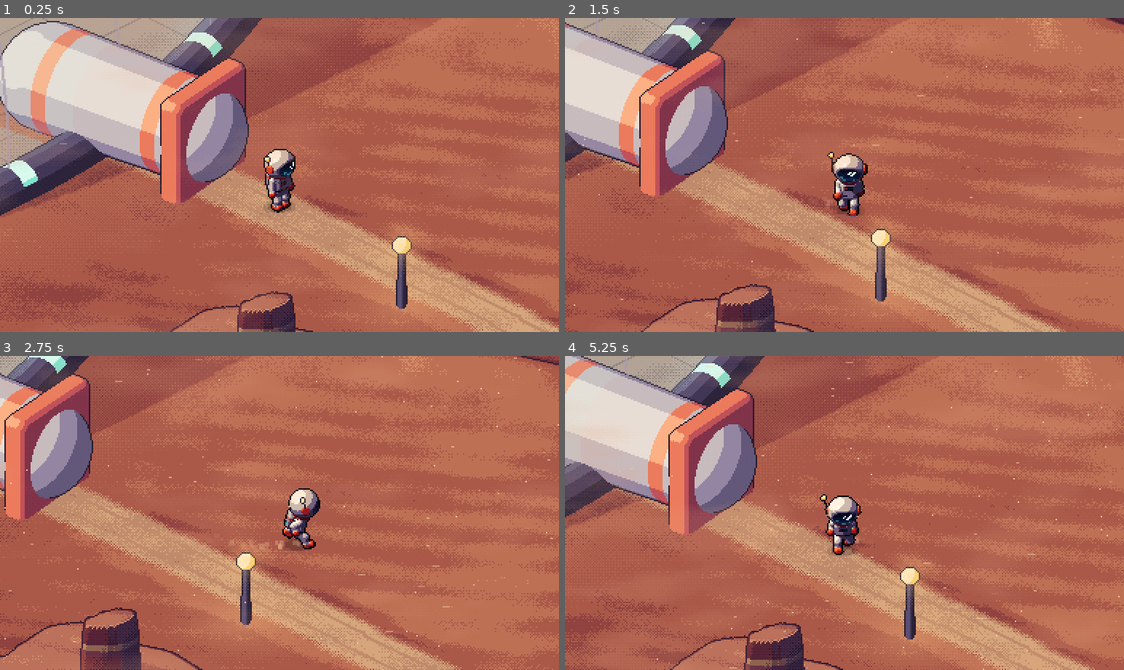
Above: before the commit, frames 1-4 (two rows, left to right).
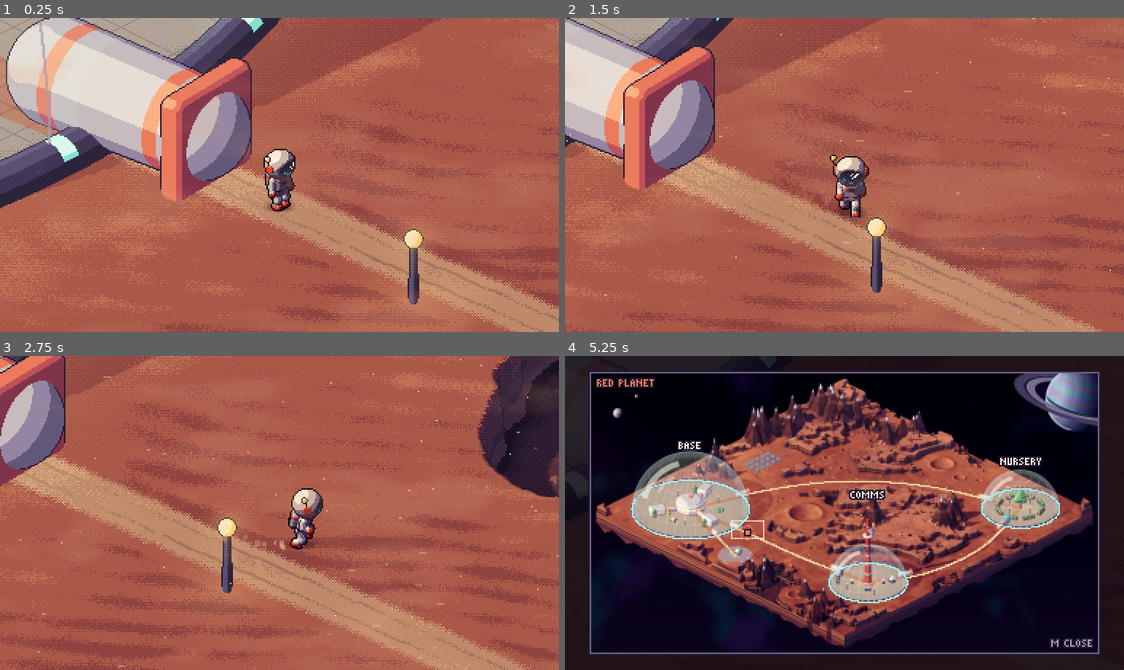
Above: after the commit, the same moments.

Repository: PixelMintOfficial/GTFO
Game: Godot game, scene res://scenes/overworld.tscn
The game is run twice, just before and just after one commit, with the same random seed, the same clock (stepped at 60 frames per second) and the same inputs.
Inputs:
- Up to frame 1 (0.25 s): no input
- Up to frame 2 (1.5 s): hold D (move_right) 0.53-1.28 s; hold Shift (run) 0.53-1.28 s; hold S (move_down) from 1.28 s (still down); tap Shift (run) at 1.35 s
- Up to frame 3 (2.75 s): release S (move_down) at 2.03 s; hold D (move_right) from 2.03 s (still down); hold Shift (run) from 2.03 s (still down)
- Up to frame 4 (5.25 s): release D (move_right) at 2.78 s; release Shift (run) at 2.78 s; hold W (move_up) 2.78-3.53 s; tap Shift (run) at 2.85, 4.35 s; hold Shift (run) 3.53-4.28 s; hold A (move_left) 3.53-5.03 s; tap Escape (ui_cancel) at 4.15 s; tap M (toggle_map, bound only after the commit) at 4.9 s; hold S (move_down) from 5.03 s (still down); hold Shift (run) from 5.03 s (still down)

The runs differ from the first frame. In frame 1, 26% of the frame differs, in the area x 0-100%, y 0-100%; in frame 2, 29%; in frame 3, 42%; in frame 4, 90%.

Commit message:
fix: walk/run speed

Diff:
--- a/assets/characters/astronaut/astronaut.json
+++ b/assets/characters/astronaut/astronaut.json
@@ -50,19 +50,19 @@
         "NW"
       ],
       "layout": "one row per direction (in the order listed), one column per frame",
-      "ground_speed_world_per_sec": 13.333,
+      "ground_speed_world_per_sec": 19.643,
       "screen_speed_px_per_sec": {
         "NE/SE/SW/NW": [
-          10.89,
-          5.44
+          16.04,
+          8.02
         ],
         "E/W": [
-          15.4,
+          22.68,
           0.0
         ],
         "N/S": [
           0.0,
-          7.7
+          11.34
         ]
       },
       "speed_note": "Move the sprite at these [x, y] px/sec so the planted foot does not slide."
--- a/assets/maps/red_planet/red_planet_map.json
+++ b/assets/maps/red_planet/red_planet_map.json
@@ -3,11 +3,11 @@
   "image": "red_planet_map.png",
   "size": [
     6118,
-    3490
+    3432
   ],
   "origin_px": [
     3059.0,
-    3190.0
+    3132.0
   ],
   "world_unit_px": {
     "vertical": 2.0,
@@ -21,60 +21,60 @@
   "domes": {
     "base": {
       "center_px": [
-        1557.9,
-        1688.9
+        1234.6,
+        1642.4
       ],
       "radius_world": 300.0,
       "bbox_px": [
-        865.1,
-        996.1,
-        2250.7,
-        2035.3
+        541.8,
+        949.6,
+        1927.4,
+        1988.8
       ]
     },
     "nursery": {
       "center_px": [
-        4814.1,
-        1688.9
+        5137.5,
+        1630.9
       ],
       "radius_world": 200.0,
       "bbox_px": [
-        4352.3,
-        1227.0,
-        5276.0,
-        1919.8
+        4675.6,
+        1169.0,
+        5599.3,
+        1861.8
       ]
     },
     "comms": {
       "center_px": [
-        3289.9,
-        2381.7
+        3336.1,
+        2508.5
       ],
       "radius_world": 200.0,
       "bbox_px": [
-        2828.1,
-        1476.7,
-        3751.8,
-        2612.6
+        2874.2,
+        1603.5,
+        3798.0,
+        2739.4
       ]
     }
   },
   "landing_pad": {
     "center_px": [
-      1557.9,
-      2197.0
+      1765.7,
+      2185.1
     ],
     "radius_world": 88.0
   },
-  "lamps": 15,
+  "lamps": 20,
   "visibility_checks": [
     {
       "pair": [
         "base",
         "nursery"
       ],
-      "gap_x_px": 2101.6,
-      "gap_y_px": -808.3,
+      "gap_x_px": 2748.2,
+      "gap_y_px": -819.8,
       "never_together": true
     },
     {
@@ -82,8 +82,8 @@
         "base",
         "comms"
       ],
-      "gap_x_px": 577.4,
-      "gap_y_px": -558.6,
+      "gap_x_px": 946.9,
+      "gap_y_px": -385.4,
       "never_together": true
     },
     {
@@ -91,8 +91,8 @@
         "nursery",
         "comms"
       ],
-      "gap_x_px": 600.4,
-      "gap_y_px": -443.1,
+      "gap_x_px": 877.6,
+      "gap_y_px": -258.4,
       "never_together": true
     }
   ],
@@ -108,9 +108,21 @@
     "character_scale": 0.5,
     "grid_size": 1800,
     "spawn_world": [
-      -357.51,
-      1083.34
+      -509.58,
+      1057.93
     ],
     "notes": "World X/Y: X right, Y away from the camera. Screen = (origin_x + X / world_units_per_px, origin_y - (dept …(273 unchanged characters)…
+  },
+  "minimap": {
+    "file": "red_planet_minimap.png",
+    "origin": [
+      60,
+      30
+    ],
+    "scale": 0.05811138014527845,
+    "size": [
+      348,
+      192
+    ]
   }
 }
--- a/scenes/overworld.tscn
+++ b/scenes/overworld.tscn
@@ -1,9 +1,10 @@
-[gd_scene load_steps=5 format=3]
+[gd_scene load_steps=6 format=3]
 
 [ext_resource type="Script" path="res://scripts/overworld.gd" id="1_overworld"]
 [ext_resource type="Texture2D" path="res://assets/maps/red_planet/red_planet_map.png" id="2_map"]
 [ext_resource type="PackedScene" path="res://scenes/player.tscn" id="3_player"]
 [ext_resource type="Script" path="res://scripts/wind_fx.gd" id="4_wind"]
+[ext_resource type="Script" path="res://scripts/map_screen.gd" id="5_map"]
 
 [node name="Overworld" type="Node2D"]
 script = ExtResource("1_overworld")
@@ -16,3 +17,6 @@
 
 [node name="WindFX" type="Node2D" parent="."]
 script = ExtResource("4_wind")
+
+[node name="MapScreen" type="CanvasLayer" parent="."]
+script = ExtResource("5_map")
--- /dev/null
+++ b/scripts/map_screen.gd
@@ -0,0 +1,93 @@
+class_name MapScreen
+extends CanvasLayer
+## Whole-map overview, toggled with M (Esc also closes it). The game pauses while it is
+## open. Shows the map generator's map-screen image, where the astronaut is, and the
+## patch of ground the camera currently sees.
+
+const FRAME := Color("#6d6288")
+const FRAME_DARK := Color("#22182c")
+const MARKER := Color("#ec7a5a")
+const VIEW_BOX := Color(0.96, 0.92, 0.86, 0.75)
+
+var _player: Player
+var _tex: Texture2D
+var _origin := Vector2.ZERO
+var _scale := 1.0
+var _canvas: Control
+var _time := 0.0
+
+
+func setup(meta_path: String, player: Player) -> void:
+	layer = 10
+	process_mode = Node.PROCESS_MODE_ALWAYS
+	visible = false
+	_player = player
+	var meta: Dictionary = JSON.parse_string(FileAccess.get_file_as_string(meta_path))
+	var mm: Dictionary = meta["minimap"]
+	_tex = load(meta_path.get_base_dir().path_join(mm["file"]))
+	_origin = Vector2(mm["origin"][0], mm["origin"][1])
+	_scale = mm["scale"]
+	_canvas = Control.new()
+	_canvas.set_anchors_preset(Control.PRESET_FULL_RECT)
+	_canvas.mouse_filter = Control.MOUSE_FILTER_IGNORE
+	_canvas.draw.connect(_draw_map)
+	add_child(_canvas)
+	if not InputMap.has_action("toggle_map"):
+		InputMap.add_action("toggle_map")
+		var key := InputEventKey.new()
+		key.physical_keycode = KEY_M
+		InputMap.action_add_event("toggle_map", key)
+		var pad := InputEventJoypadButton.new()
+		pad.button_index = JOY_BUTTON_BACK
+		InputMap.action_add_event("toggle_map", pad)
+
+
+func toggle() -> void:
+	visible = not visible
+	get_tree().paused = visible
+	_time = 0.0
+	_canvas.queue_redraw()
+
+
+func _unhandled_input(event: InputEvent) -> void:
+	if event.is_action_pressed("toggle_map") or (visible and event.is_action_pressed("ui_cancel")):
+		toggle()
+		get_viewport().set_input_as_handled()
+
+
+func _process(delta: float) -> void:
+	if visible:
+		_time += delta
+		_canvas.queue_redraw()
+
+
+func _draw_map() -> void:
+	var view := _canvas.get_viewport_rect().size
+	_canvas.draw_rect(Rect2(Vector2.ZERO, view), Color(0.03, 0.02, 0.06, 0.85))
+	var size := _tex.get_size()
+	var at := ((view - size) * 0.5).floor()
+	_frame(Rect2(at - Vector2(2, 2), size + Vector2(4, 4)), FRAME_DARK)
+	_frame(Rect2(at - Vector2(1, 1), size + Vector2(2, 2)), FRAME)
+	_canvas.draw_texture(_tex, at)
+
+	# what the camera sees right now
+	var cam := _player.camera.get_screen_center_position()
+	var box := Rect2(((cam - view * 0.5) - _origin) * _scale + at, (view * _scale).ceil())
+	_frame(Rect2(box.position.floor(), box.size), VIEW_BOX)
+
+	# the astronaut: a blinking dot with a ring that pulses outward
+	var p := ((_player.global_position - _origin) * _scale + at).floor()
+	var t := fmod(_time, 1.2) / 1.2
+	var ring := 3.0 + 6.0 * t
+	_canvas.draw_arc(p + Vector2(0.5, 0.5), ring, 0.0, TAU, 24, Color(MARKER, 1.0 - t), 1.0)
+	if fmod(_time, 0.8) < 0.6:
+		_canvas.draw_rect(Rect2(p - Vector2(2, 2), Vector2(5, 5)), FRAME_DARK)
+		_canvas.draw_rect(Rect2(p - Vector2(1, 1), Vector2(3, 3)), MARKER)
+
+
+## 1px border drawn as filled strips so it stays crisp at pixel scale.
+func _frame(r: Rect2, c: Color) -> void:
+	_canvas.draw_rect(Rect2(r.position, Vector2(r.size.x, 1)), c)
+	_canvas.draw_rect(Rect2(r.position + Vector2(0, r.size.y - 1), Vector2(r.size.x, 1)), c)
+	_canvas.draw_rect(Rect2(r.position, Vector2(1, r.size.y)), c)
+	_canvas.draw_rect(Rect2(r.position + Vector2(r.size.x - 1, 0), Vector2(1, r.size.y)), c)
--- a/scripts/overworld.gd
+++ b/scripts/overworld.gd
@@ -6,6 +6,7 @@
 ##   --walk=DX,DY[,run]     hold this stick direction (screen space, y down)
 ##   --capture=PATH         save the screen as PNG after --seconds (default 1.5), then quit
 ##   --burst=N              save N frames, 0.12 s apart (PATH gets _0, _1, ... suffixes)
+##   --open-map             open the map screen after a second
 
 const MAP_JSON := "res://assets/maps/red_planet/red_planet_map.json"
 const DEPTH_MAP: Texture2D = preload("res://assets/maps/red_planet/red_planet_depth.png")
@@ -14,12 +15,14 @@
 
 @onready var player: Player = $Player
 @onready var wind: WindFX = $WindFX
+@onready var map_screen: MapScreen = $MapScreen
 
 
 func _ready() -> void:
 	terrain = MapTerrain.new(MAP_JSON)
 	player.setup(terrain, DEPTH_MAP)
 	wind.setup(player.camera)
+	map_screen.setup(MAP_JSON, player)
 	_run_test_hooks()
 
 
@@ -35,6 +38,8 @@
 		var w: PackedStringArray = args["walk"].split(",")
 		player.forced_input = Vector2(float(w[0]), float(w[1]))
 		player.forced_run = w.size() > 2 and w[2] == "run"
+	if args.has("open-map"):
+		get_tree().create_timer(1.0).timeout.connect(map_screen.toggle)
 	if not args.has("capture"):
 		return
 	await get_tree().create_timer(float(args.get("seconds", "1.5"))).timeout
--- a/scripts/player.gd
+++ b/scripts/player.gd
@@ -4,20 +4,24 @@
 ## the projected pixel position, so the iso projection, ground height and depth
 ## occlusion all come from one place (MapTerrain).
 ##
-## Controls: WASD / arrow keys / left stick to move in 8 directions, Shift / right
-## shoulder to run.
+## Controls: WASD / arrow keys / left stick to walk in 8 directions, Shift / right
+## shoulder to run. Tilting the stick part-way walks slower.
 
 ## Screen-space compass, clockwise from east (screen y points down).
 const DIRS: Array[String] = ["E", "SE", "S", "SW", "W", "NW", "N", "NE"]
 
-## Ground speeds at which the drawn cycles keep the planted foot still, in sprite units/s
-## (from astronaut.json). Converted to map units with the map's character_scale.
-@export var walk_cycle_speed := 13.333
+## Speeds are in sprite units/s (1 unit = 1 sprite pixel of height) and are converted to
+## map units with the map's character_scale.
+## Walking speed at full stick / keyboard.
+@export var walk_speed := 71.0
+## Playback speed of the walk cycle while walking. The drawn stride covers 19.6 units per
+## second at 1x, so this keeps a brisk, natural cadence rather than a frantic one.
+@export var walk_anim_scale := 2.4
+## Ground speed of the drawn run cycle (from astronaut.json).
 @export var run_cycle_speed := 47.368
-## How much faster than the drawn cycle to move. The animation plays faster by the same
-## factor, so feet stay locked to the ground at any pace.
-@export var walk_pace := 1.75
-@export var run_pace := 1.5
+## How much faster than the drawn run cycle to move when running. The animation speeds up
+## by the same factor, so the run keeps its feet planted.
+@export var run_pace := 1.8
 ## Radius around the feet that must be walkable, in sprite units.
 @export var foot_radius := 3.2
 ## How far the sprite reaches in front of / behind its feet, in sprite units (occlusion).
@@ -72,7 +76,8 @@
 	if input == Vector2.ZERO:
 		input = Input.get_vector("move_left", "move_right", "move_up", "move_down")
 	var running := forced_run or Input.is_action_pressed("run")
-	if input.length() < 0.25:
+	var tilt := input.length()
+	if tilt < 0.25:
 		_animate("idle", 1.0)
 		_dust.emitting = false
 		return
@@ -81,11 +86,12 @@
 	facing = DIRS[step]
 	var screen_dir := Vector2.from_angle(step * PI / 4.0)
 	var dir := Vector2(screen_dir.x, -screen_dir.y)  # screen up = away from the camera
-	var pace := run_pace if running else walk_pace
-	var speed := (run_cycle_speed if running else walk_cycle_speed) * pace * _scale
-	var moved := _try_move(dir * speed * delta)
+	var push := clampf(tilt, 0.0, 1.0)
+	var speed := run_cycle_speed * run_pace if running else walk_speed * push
+	var anim_scale := run_pace if running else walk_anim_scale * push
+	var moved := _try_move(dir * speed * _scale * delta)
 	if moved:
-		_animate("run" if running else "walk", pace)
+		_animate("run" if running else "walk", anim_scale)
 	else:
 		_animate("idle", 1.0)
 	_kick_dust(moved, running, screen_dir)
Not shown, added: Assets/Characters/Astronaut_in_his_space_suit/Idle/animations/Walking/east/frame_000.png.import
Not shown, added: Assets/Characters/Astronaut_in_his_space_suit/Idle/animations/Walking/east/frame_001.png.import
Not shown, added: Assets/Characters/Astronaut_in_his_space_suit/Idle/animations/Walking/east/frame_002.png.import
Not shown, added: Assets/Characters/Astronaut_in_his_space_suit/Idle/animations/Walking/east/frame_003.png.import
Not shown, added: Assets/Characters/Astronaut_in_his_space_suit/Idle/animations/Walking/east/frame_004.png.import
Not shown, added: Assets/Characters/Astronaut_in_his_space_suit/Idle/animations/Walking/east/frame_005.png.import
Not shown, added: Assets/Characters/Astronaut_in_his_space_suit/Idle/animations/Walking/north-east/frame_000.png.import
Not shown, added: Assets/Characters/Astronaut_in_his_space_suit/Idle/animations/Walking/north-east/frame_001.png.import
Not shown, added: Assets/Characters/Astronaut_in_his_space_suit/Idle/animations/Walking/north-east/frame_002.png.import
Not shown, added: Assets/Characters/Astronaut_in_his_space_suit/Idle/animations/Walking/north-east/frame_003.png.import
Not shown, added: Assets/Characters/Astronaut_in_his_space_suit/Idle/animations/Walking/north-east/frame_004.png.import
Not shown, added: Assets/Characters/Astronaut_in_his_space_suit/Idle/animations/Walking/north-east/frame_005.png.import
(and 59 more such lines)
